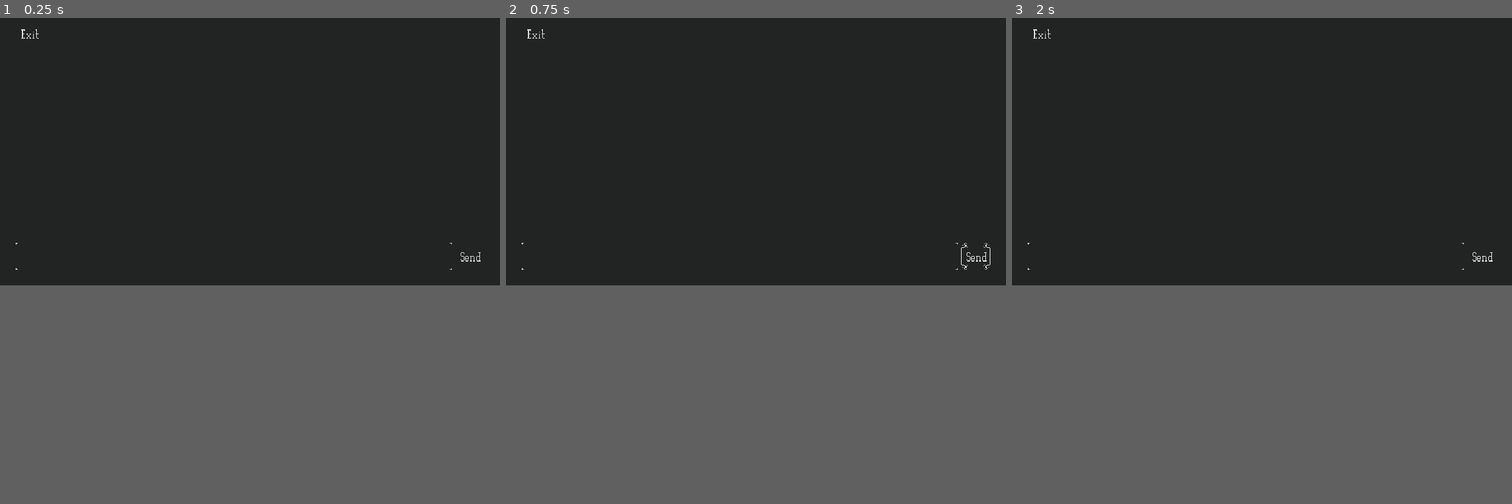
Above: before the commit, frames 1-3 (left to right).
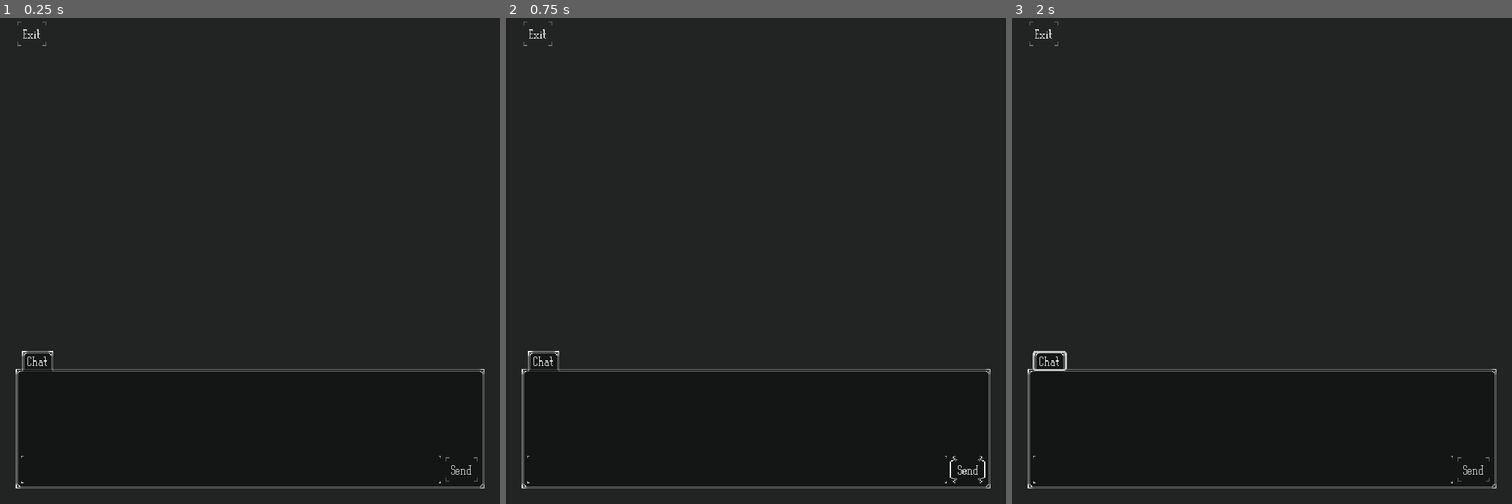
Above: after the commit, the same moments.

Repository: tristanbatchler/TwilightGroveOnline
Game: Godot game, scene res://states/ingame/ingame.tscn
The game is run twice, just before and just after one commit, with the same random seed, the same clock (stepped at 60 frames per second) and the same inputs. This scene is started directly instead of the project's main scene.
Inputs (mouse positions are in pixels of both pictures, inside the frame that each line leads up to):
- Up to frame 1 (0.25 s): no input
- Up to frame 2 (0.75 s): click "Send" at 0.5 s
- Up to frame 3 (2 s): tap Enter at 1.25 s; move the mouse to (1262, 197) at 1.27 s; press the mouse at (1262, 197) at 1.28 s; hold Right (move_right) from 1.28 s (still down)
The window is 800x450 before the commit and 800x800 after it. Grey fills any space a smaller window leaves; there, only what the larger window draws over its background counts as a difference.

The runs differ from the first frame. In frame 1, 0.8% of the frame differs, in the area x 3-97%, y 0-97%; in frame 2, 0.8%; in frame 3, 0.8%.

Commit message:
Refactor in-game UI: restructure chat components into a tab container, update layout paths, and adjust camera offset and window dimensions for improved display.

Diff:
--- a/client/objects/actor/actor.tscn
+++ b/client/objects/actor/actor.tscn
@@ -11,7 +11,7 @@
 script = ExtResource("1_v10g4")
 
 [node name="Camera2D" type="Camera2D" parent="."]
-offset = Vector2(4, 4)
+offset = Vector2(4, 20)
 zoom = Vector2(3, 3)
 
 [node name="Sprite2D" type="Sprite2D" parent="."]
--- a/client/project.godot
+++ b/client/project.godot
@@ -23,9 +23,9 @@
 [display]
 
 window/size/viewport_width=640
-window/size/viewport_height=360
+window/size/viewport_height=640
 window/size/window_width_override=1280
-window/size/window_height_override=720
+window/size/window_height_override=1280
 window/stretch/mode="viewport"
 
 [editor_plugins]
--- a/client/resources/theme/ornate-theme.tres
+++ b/client/resources/theme/ornate-theme.tres
@@ -1,7 +1,8 @@
-[gd_resource type="Theme" load_steps=75 format=3 uid="uid://chlnkbertyww3"]
+[gd_resource type="Theme" load_steps=76 format=3 uid="uid://chlnkbertyww3"]
 
 [ext_resource type="Texture2D" uid="uid://cuyh1skb8m8hc" path="res://resources/theme/ornate.png" id="1"]
 [ext_resource type="FontFile" uid="uid://brxkvyam2q4xf" path="res://resources/theme/pixelplay.ttf" id="2"]
+[ext_resource type="Texture2D" uid="uid://c8mkad4e3mjtd" path="res://resources/theme/ornate_transparent.png" id="3_cns0m"]
 
 [sub_resource type="FontFile" id="66"]
 fallbacks = Array[Font]([ExtResource("2")])
@@ -33,11 +34,13 @@
 texture_margin_bottom = 7.0
 region_rect = Rect2(0, 0, 23, 15)
 
-[sub_resource type="StyleBoxEmpty" id="StyleBoxEmpty_sj8on"]
-content_margin_left = 7.0
-content_margin_top = 7.0
-content_margin_right = 4.0
-content_margin_bottom = 7.0
+[sub_resource type="StyleBoxTexture" id="StyleBoxTexture_oa1id"]
+texture = ExtResource("1")
+texture_margin_left = 9.0
+texture_margin_top = 7.0
+texture_margin_right = 9.0
+texture_margin_bottom = 7.0
+region_rect = Rect2(16, 64, 16, 16)
 
 [sub_resource type="StyleBoxTexture" id="StyleBoxTexture_d6vg6"]
 content_margin_left = 7.0
@@ -312,7 +315,7 @@
 region = Rect2(57, 16, 7, 8)
 
 [sub_resource type="StyleBoxTexture" id="41"]
-texture = ExtResource("1")
+texture = ExtResource("3_cns0m")
 texture_margin_left = 7.0
 texture_margin_top = 7.0
 texture_margin_right = 7.0
@@ -322,7 +325,7 @@
 [sub_resource type="StyleBoxTexture" id="43"]
 content_margin_top = 0.0
 content_margin_bottom = 0.0
-texture = ExtResource("1")
+texture = ExtResource("3_cns0m")
 texture_margin_left = 7.0
 texture_margin_top = 7.0
 texture_margin_right = 7.0
@@ -331,7 +334,7 @@
 [sub_resource type="StyleBoxTexture" id="StyleBoxTexture_vtvyq"]
 content_margin_top = 0.0
 content_margin_bottom = 0.0
-texture = ExtResource("1")
+texture = ExtResource("3_cns0m")
 texture_margin_left = 7.0
 texture_margin_top = 7.0
 texture_margin_right = 7.0
@@ -340,7 +343,7 @@
 [sub_resource type="StyleBoxTexture" id="StyleBoxTexture_gchxg"]
 content_margin_top = 0.0
 content_margin_bottom = 0.0
-texture = ExtResource("1")
+texture = ExtResource("3_cns0m")
 texture_margin_left = 7.0
 texture_margin_top = 7.0
 texture_margin_right = 7.0
@@ -352,7 +355,7 @@
 [sub_resource type="StyleBoxTexture" id="StyleBoxTexture_n2g8f"]
 content_margin_top = 0.0
 content_margin_bottom = 0.0
-texture = ExtResource("1")
+texture = ExtResource("3_cns0m")
 texture_margin_left = 7.0
 texture_margin_top = 7.0
 texture_margin_right = 7.0
@@ -488,7 +491,7 @@
 Button/styles/disabled = SubResource("1")
 Button/styles/focus = SubResource("2")
 Button/styles/hover = SubResource("StyleBoxTexture_lb5d8")
-Button/styles/normal = SubResource("StyleBoxEmpty_sj8on")
+Button/styles/normal = SubResource("StyleBoxTexture_oa1id")
 Button/styles/pressed = SubResource("StyleBoxTexture_d6vg6")
 CheckBox/colors/font_color = Color(0.88, 0.88, 0.88, 1)
 CheckBox/colors/font_color_disabled = Color(0.901961, 0.901961, 0.901961, 0.117647)
--- a/client/states/ingame/ingame.gd
+++ b/client/states/ingame/ingame.gd
@@ -7,9 +7,10 @@
 @export var download_destination_scene_path: String
 
 @onready var _logout_button: Button = $CanvasLayer/MarginContainer/VBoxContainer/LogoutButton
-@onready var _log: Log = $CanvasLayer/MarginContainer/VBoxContainer/Log
-@onready var _line_edit: LineEdit = $CanvasLayer/MarginContainer/VBoxContainer/HBoxContainer/LineEdit
-@onready var _send_button: Button = $CanvasLayer/MarginContainer/VBoxContainer/HBoxContainer/SendButton
+@onready var _log: Log = $CanvasLayer/MarginContainer/VBoxContainer/TabContainer/Chat/Log
+@onready var _line_edit: LineEdit = $CanvasLayer/MarginContainer/VBoxContainer/TabContainer/Chat/HBoxContainer/LineEdit
+@onready var _send_button: Button = $CanvasLayer/MarginContainer/VBoxContainer/TabContainer/Chat/HBoxContainer/SendButton
+
 
 var _world: Node2D
 var _world_tilemap_layer: TileMapLayer
--- a/client/states/ingame/ingame.tscn
+++ b/client/states/ingame/ingame.tscn
@@ -30,7 +30,17 @@
 size_flags_horizontal = 0
 text = "Exit"
 
-[node name="Log" type="RichTextLabel" parent="CanvasLayer/MarginContainer/VBoxContainer"]
+[node name="TabContainer" type="TabContainer" parent="CanvasLayer/MarginContainer/VBoxContainer"]
+layout_mode = 2
+size_flags_vertical = 10
+current_tab = 0
+
+[node name="Chat" type="VBoxContainer" parent="CanvasLayer/MarginContainer/VBoxContainer/TabContainer"]
+layout_mode = 2
+size_flags_vertical = 10
+metadata/_tab_index = 0
+
+[node name="Log" type="RichTextLabel" parent="CanvasLayer/MarginContainer/VBoxContainer/TabContainer/Chat"]
 custom_minimum_size = Vector2(0, 100)
 layout_mode = 2
 size_flags_vertical = 10
@@ -39,13 +49,14 @@
 scroll_following = true
 script = ExtResource("5_perjg")
 
-[node name="HBoxContainer" type="HBoxContainer" parent="CanvasLayer/MarginContainer/VBoxContainer"]
+[node name="HBoxContainer" type="HBoxContainer" parent="CanvasLayer/MarginContainer/VBoxContainer/TabContainer/Chat"]
 layout_mode = 2
+size_flags_vertical = 10
 
-[node name="LineEdit" type="LineEdit" parent="CanvasLayer/MarginContainer/VBoxContainer/HBoxContainer"]
+[node name="LineEdit" type="LineEdit" parent="CanvasLayer/MarginContainer/VBoxContainer/TabContainer/Chat/HBoxContainer"]
 layout_mode = 2
 size_flags_horizontal = 3
 
-[node name="SendButton" type="Button" parent="CanvasLayer/MarginContainer/VBoxContainer/HBoxContainer"]
+[node name="SendButton" type="Button" parent="CanvasLayer/MarginContainer/VBoxContainer/TabContainer/Chat/HBoxContainer"]
 layout_mode = 2
 text = "Send"
Binary file added: client/resources/theme/ornate_transparent.png
Not shown, added: client/resources/theme/ornate_transparent.png.import
Not shown, added: client/resources/theme/ornate_transparent.pdn
